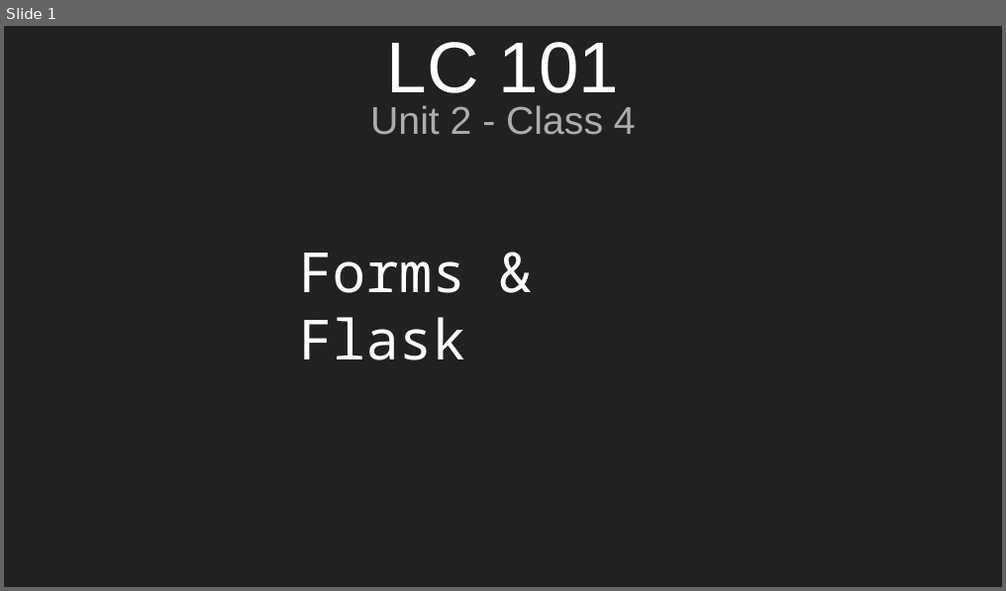
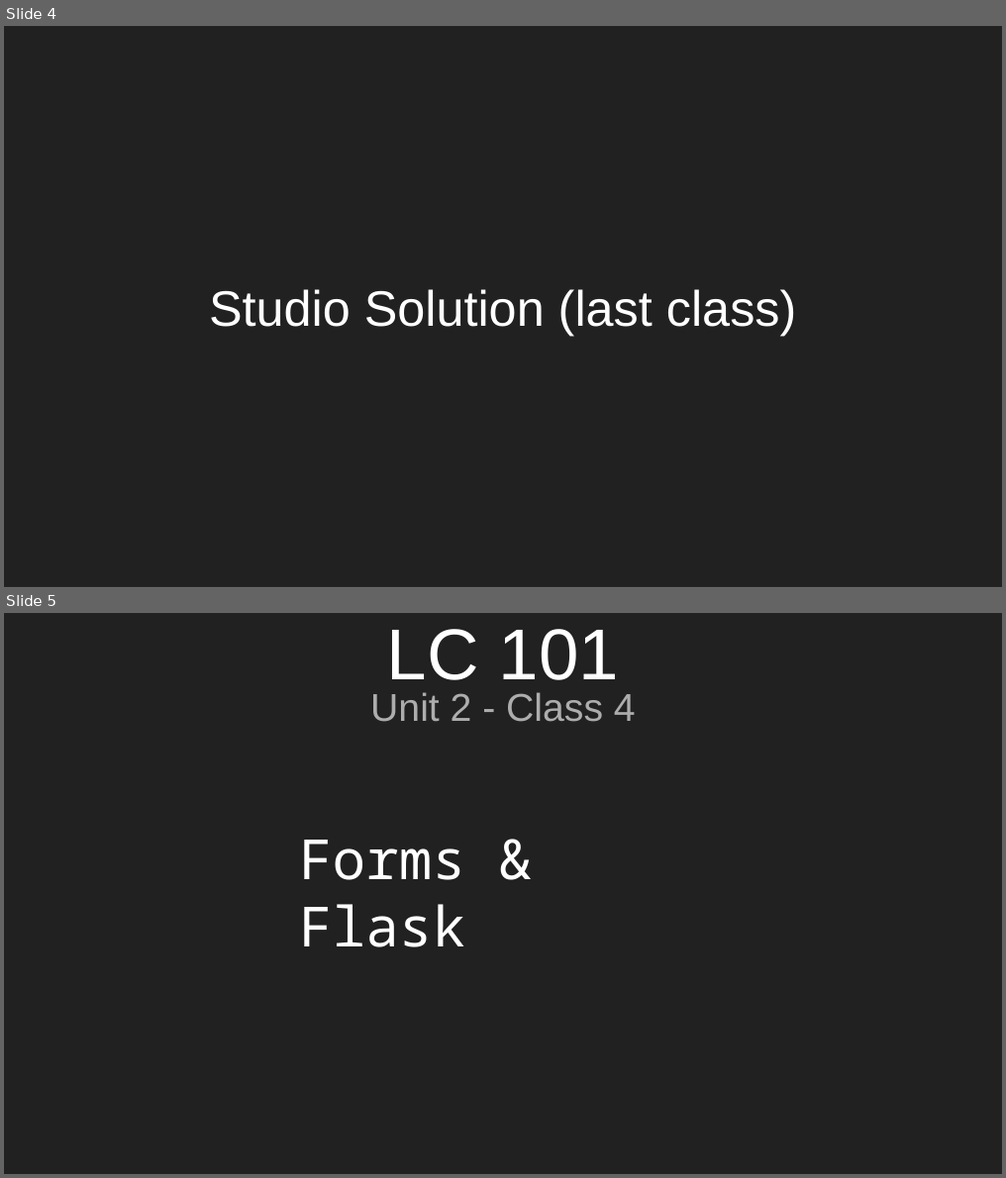
Before and after one commit to aleesham/lc101-unit2, a slide deck: slides/Unit 2 - LC 101 - Class 4.pptx. Shown one above the other, each under a label of ours: slide 1 before the commit, slides 4 and 5 after it. The pictures are 1006x591 and 1006x1178 pixels, drawn with LibreOffice and Linux fonts; fonts in the diff are those of the drawing. Boxes give left, top, right and bottom in pixels: in the first picture for what was removed or moved away, otherwise in the second. Text is boxed around its words. In the diff, an @@ line names an element or a change of style, - is before the commit and + after.

```diff
--- a/slides/Unit 2 - LC 101 - Class 4.pptx
+++ b/slides/Unit 2 - LC 101 - Class 4.pptx
@@ slide 4 added at [4, 26, 1002, 587], background #212121 @@
@@ title added at [209, 289, 797, 336], 36 pt, text #FFFFFF @@
+Studio Solution (last class)
@@ what was slide 1 is now slide 5 @@
```
Also in this commit, not shown: 1 slide changed, 4 other slides added, 1 other file.
